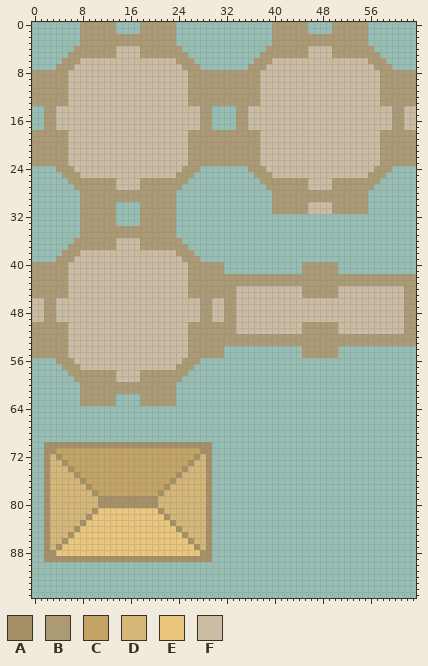
Two states of a sprite sheet, assets/structures.png. The picture above was drawn from the file before the commit.
The file is 64x96 pixels.
Palette (. is transparent): A #a69166  B #ac9a74  C #c4a465  D #d7b778  E #ebc67d  F #cabda3
Pixels before (only the part around the change), first column x 20:
58 BBBBBB......................................
59 BBBBB.......................................
60 BBBB........................................
61 BBBB........................................
62 BBBB........................................
63 BBBB........................................
64 ............................................
65 ............................................
66 ............................................
67 ............................................
68 ............................................
69 ............................................
70 AAAAAAAAAA..................................
71 CCCCCCCCAA..................................
72 CCCCCCCADA..................................
73 CCCCCCADDA..................................
74 CCCCCADDDA..................................
75 CCCCADDDDA..................................
76 CCCADDDDDA..................................
77 CCADDDDDDA..................................
78 CADDDDDDDA..................................
79 ADDDDDDDDA..................................
80 ADDDDDDDDA..................................
81 EADDDDDDDA..................................
82 EEADDDDDDA..................................
83 EEEADDDDDA..................................
84 EEEEADDDDA..................................
85 EEEEEADDDA..................................
86 EEEEEEADDA..................................
87 EEEEEEEADA..................................
88 EEEEEEEEAA..................................
89 AAAAAAAAAA..................................
90 ............................................
91 ............................................
92 ............................................
93 ............................................
94 ............................................
95 ............................................
After the commit:
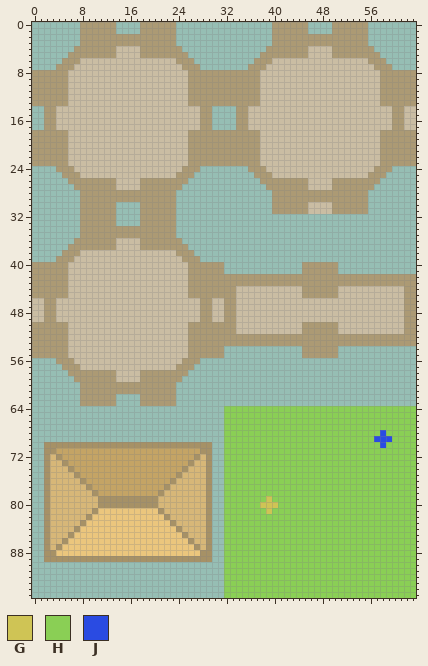
Colours new in this view: G #cfc455  H #8acf55  J #2a4be2
Changes in this commit:
y 64..67: x 32..63 ................................ -> HHHHHHHHHHHHHHHHHHHHHHHHHHHHHHHH
y 68: x 32..63 ................................ -> HHHHHHHHHHHHHHHHHHHHHHHHHHJHHHHH
y 69: x 32..63 ................................ -> HHHHHHHHHHHHHHHHHHHHHHHHHJJJHHHH
y 70: x 32..63 ................................ -> HHHHHHHHHHHHHHHHHHHHHHHHHHJHHHHH
y 71..78: x 32..63 ................................ -> HHHHHHHHHHHHHHHHHHHHHHHHHHHHHHHH
y 79: x 32..63 ................................ -> HHHHHHHGHHHHHHHHHHHHHHHHHHHHHHHH
y 80: x 32..63 ................................ -> HHHHHHGGGHHHHHHHHHHHHHHHHHHHHHHH
y 81: x 32..63 ................................ -> HHHHHHHGHHHHHHHHHHHHHHHHHHHHHHHH
y 82..95: x 32..63 ................................ -> HHHHHHHHHHHHHHHHHHHHHHHHHHHHHHHH
Changed places in both pictures, as pixel boxes (x1, y1, x2, y2):
added: (224, 406, 416, 598)
